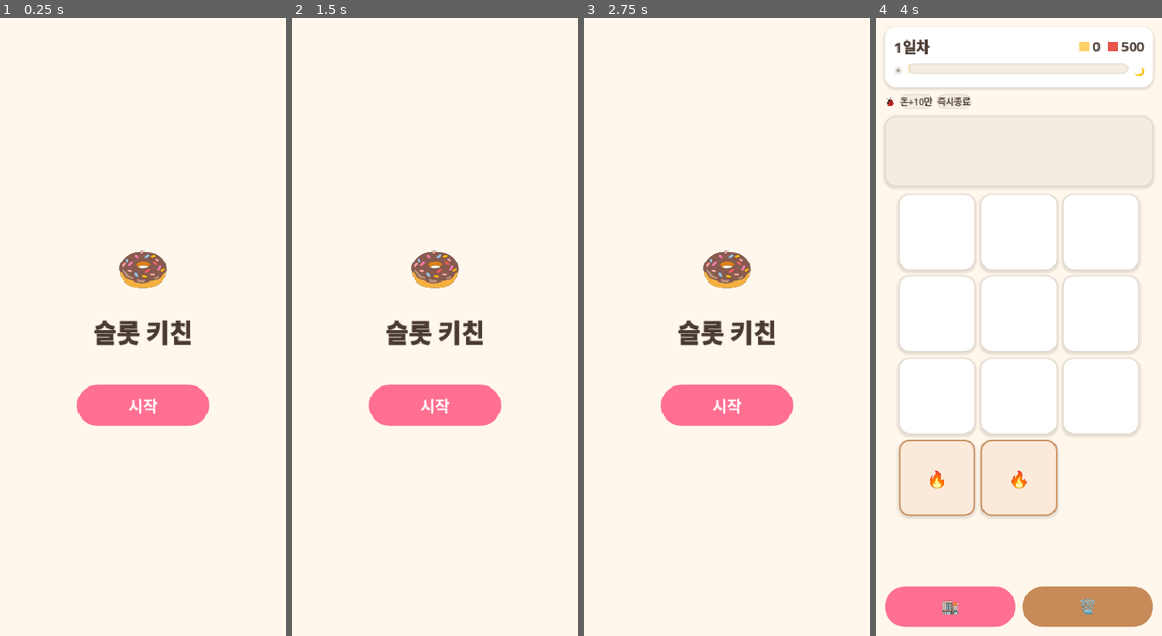
Above: before the commit, frames 1-4 (left to right).
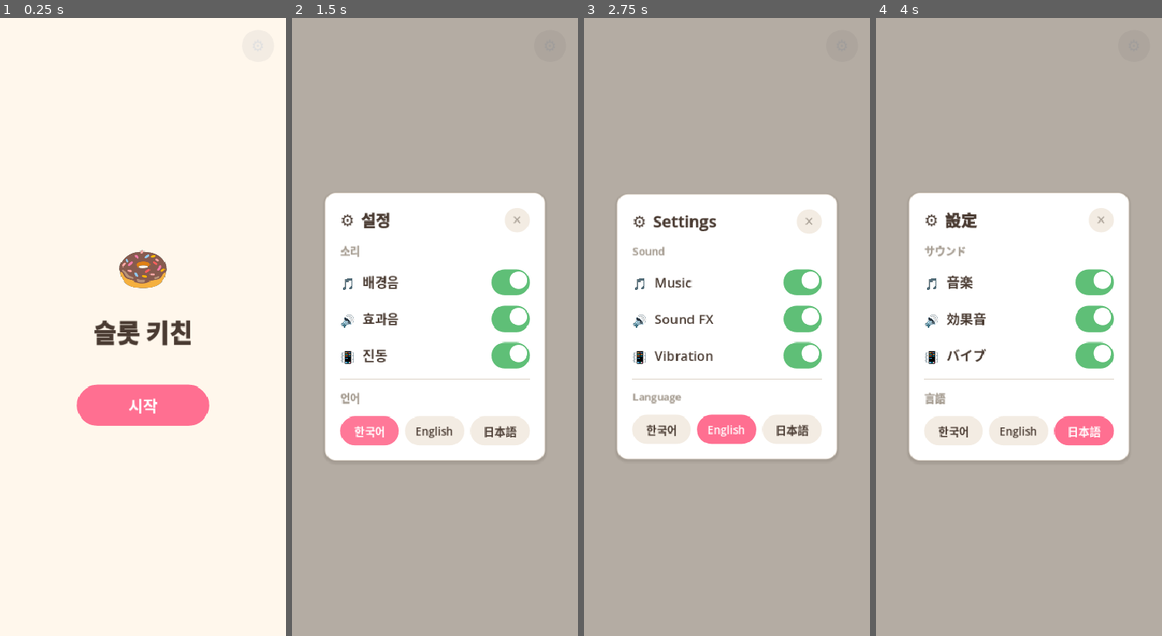
Above: after the commit, the same moments.

Repository: yellyB/game-slot-kitchen
Game: Godot game, scene res://scenes/Main.tscn
The game is run twice, just before and just after one commit, with the same random seed, the same clock (stepped at 60 frames per second) and the same inputs.
Inputs (mouse positions are in pixels of both pictures, inside the frame that each line leads up to):
- Up to frame 1 (0.25 s): no input
- Up to frame 2 (1.5 s): click (549, 48) at 0.5 s, where only the run after the commit has a clickable "⚙️"; click (369, 432) at 1.25 s, where only the run after the commit has a clickable "한국어"
- Up to frame 3 (2.75 s): click (727, 432) at 2 s, where only the run after the commit has a clickable "English"
- Up to frame 4 (4 s): click (1084, 432) at 2.75 s, where only the run after the commit has a clickable "日本語"; click "시작" at 3.5 s

The runs differ from the first frame. In frame 1, less than 0.1% of the frame differs, in the area x 88-92%, y 3-6%; in frame 2, 75%; in frame 3, 75%; in frame 4, 75%, in the area x 0-100%, y 0-100%.

Commit message:
타이틀: 설정 버튼 + 설정 UI(배경음/효과음/진동 토글) + 언어 선택 i18n
- scripts/settings.gd: 설정 오버레이 — 소리 토글 3종(UI만, 오디오 연결 X) + 언어 칩
- scripts/loc.gd: 경량 i18n(static, autoload/project.godot 안 건드림). 전 번역을
  Loc.STRINGS 한 파일에서 관리. 현재 타이틀/설정 문자열(ko/en/ja)
- title_screen: ⚙️ 버튼 + [시작] 라벨 Loc 적용, 설정 닫히면 언어 반영
- 언어 전환 실제 작동(타이틀+설정 한정). 게임 내 UI 번역은 추후.
- .gitignore: .claude/ (에이전트 worktree) 제외

Co-Authored-By: Claude Opus 4.8 (1M context) <noreply@anthropic.com>

Diff:
--- /dev/null
+++ b/scripts/loc.gd
@@ -0,0 +1,24 @@
+class_name Loc
+extends RefCounted
+## 경량 i18n — 문자열 키 → 로케일별 텍스트. autoload 아님(static), project.godot 안 건드림.
+## 현재는 타이틀/설정 화면 문자열만. 게임 내 UI 문자열은 추후(버프 파이프라인 병합 후) 확장.
+## 사용: Loc.t("start"). 로케일 변경: Loc.locale = "en" 후 화면 rebuild.
+
+static var locale := "ko"
+
+const LOCALES := ["ko", "en", "ja"]
+
+const STRINGS := {
+	"start":    {"ko": "시작",   "en": "Start",     "ja": "スタート"},
+	"settings": {"ko": "설정",   "en": "Settings",  "ja": "設定"},
+	"sound":    {"ko": "소리",   "en": "Sound",     "ja": "サウンド"},
+	"bgm":      {"ko": "배경음", "en": "Music",     "ja": "音楽"},
+	"sfx":      {"ko": "효과음", "en": "Sound FX",  "ja": "効果音"},
+	"vibrate":  {"ko": "진동",   "en": "Vibration", "ja": "バイブ"},
+	"language": {"ko": "언어",   "en": "Language",  "ja": "言語"},
+}
+
+## 키의 현재 로케일 텍스트. 없으면 키 그대로(누락 표시).
+static func t(key: String) -> String:
+	var entry: Dictionary = STRINGS.get(key, {})
+	return entry.get(locale, entry.get("ko", key))
--- /dev/null
+++ b/scripts/settings.gd
@@ -0,0 +1,183 @@
+class_name SettingsPanel
+extends Control
+## 설정 오버레이 — 배경음·효과음·진동 토글 + 언어 선택.
+## 언어는 실제로 작동(Loc.locale 변경 → 이 화면 + 타이틀 텍스트 갱신).
+## ※ 사운드/진동은 아직 UI만(상태만 SettingsPanel.settings에 보관, 오디오/진동 연결 추후).
+
+# 세션 동안 유지되는 사운드 상태(패널 다시 열어도 기억). 기능 연결 전 placeholder.
+static var settings := {"bgm": true, "sfx": true, "vibrate": true}
+
+var _col: VBoxContainer
+var _lang_buttons: Array = []
+
+
+func _ready() -> void:
+	set_anchors_and_offsets_preset(Control.PRESET_FULL_RECT)
+	z_index = 500
+	mouse_filter = Control.MOUSE_FILTER_STOP
+
+	var backdrop := ColorRect.new()
+	backdrop.color = Color(0.164, 0.129, 0.106, 0.35)
+	backdrop.set_anchors_and_offsets_preset(Control.PRESET_FULL_RECT)
+	backdrop.gui_input.connect(func(e):
+		if e is InputEventMouseButton and e.button_index == MOUSE_BUTTON_LEFT and not e.pressed:
+			queue_free())
+	add_child(backdrop)
+
+	var center := CenterContainer.new()
+	center.set_anchors_and_offsets_preset(Control.PRESET_FULL_RECT)
+	add_child(center)
+
+	var panel := PanelContainer.new()
+	panel.add_theme_stylebox_override("panel", UI.card(Palette.WHITE, Palette.COCOA_200))
+	panel.custom_minimum_size = Vector2(300, 0)
+	center.add_child(panel)
+
+	var pad := MarginContainer.new()
+	for side in ["left", "right", "top", "bottom"]:
+		pad.add_theme_constant_override("margin_" + side, 20)
+	panel.add_child(pad)
+
+	_col = VBoxContainer.new()
+	_col.add_theme_constant_override("separation", 14)
+	pad.add_child(_col)
+
+	_build()
+
+
+## 패널 내용 구성(언어 변경 시 다시 호출해 텍스트 갱신).
+func _build() -> void:
+	for c in _col.get_children():
+		_col.remove_child(c)
+		c.queue_free()
+	_lang_buttons.clear()
+
+	# 헤더: ⚙️ 설정 ─── ✕
+	var header := HBoxContainer.new()
+	header.add_theme_constant_override("separation", 8)
+	header.add_child(UI.label("⚙️", 22))
+	header.add_child(UI.label(Loc.t("settings"), 22, Palette.COCOA_800, true))
+	var hgap := Control.new()
+	hgap.size_flags_horizontal = Control.SIZE_EXPAND_FILL
+	header.add_child(hgap)
+	header.add_child(_close_button())
+	_col.add_child(header)
+
+	# 소리
+	_col.add_child(_section_title(Loc.t("sound")))
+	_col.add_child(_toggle_row("🎵", Loc.t("bgm"), "bgm"))
+	_col.add_child(_toggle_row("🔊", Loc.t("sfx"), "sfx"))
+	_col.add_child(_toggle_row("📳", Loc.t("vibrate"), "vibrate"))
+
+	_col.add_child(_divider())
+
+	# 언어
+	_col.add_child(_section_title(Loc.t("language")))
+	var langs := HBoxContainer.new()
+	langs.add_theme_constant_override("separation", 8)
+	for code in Loc.LOCALES:
+		langs.add_child(_lang_chip(code))
+	_col.add_child(langs)
+	_refresh_langs()
+
+
+# ── 구성요소 ──────────────────────────────────────
+func _section_title(text: String) -> Label:
+	return UI.label(text, 14, Palette.COCOA_400, true)
+
+
+func _divider() -> Control:
+	var line := ColorRect.new()
+	line.color = Palette.COCOA_200
+	line.custom_minimum_size = Vector2(0, 1)
+	return line
+
+
+func _close_button() -> Button:
+	var b := Button.new()
+	b.text = "✕"
+	b.custom_minimum_size = Vector2(34, 34)
+	b.add_theme_font_size_override("font_size", 16)
+	b.add_theme_color_override("font_color", Palette.COCOA_400)
+	b.add_theme_color_override("font_hover_color", Palette.COCOA_800)
+	b.add_theme_stylebox_override("normal", UI.chip(Palette.COCOA_100))
+	b.add_theme_stylebox_override("hover", UI.chip(Palette.COCOA_200))
+	b.add_theme_stylebox_override("pressed", UI.chip(Palette.COCOA_200))
+	b.pressed.connect(queue_free)
+	return b
+
+
+func _toggle_row(icon: String, text: String, key: String) -> Control:
+	var row := HBoxContainer.new()
+	row.add_theme_constant_override("separation", 10)
+	row.custom_minimum_size = Vector2(0, 36)
+	row.add_child(UI.label(icon, 20))
+	row.add_child(UI.label(text, 18, Palette.COCOA_800))
+	var gap := Control.new()
+	gap.size_flags_horizontal = Control.SIZE_EXPAND_FILL
+	row.add_child(gap)
+	row.add_child(_toggle(key))
+	return row
+
+
+## 켜짐(초록)/꺼짐(회색) 토글 스위치. 탭 → 상태 뒤집힘(사운드 연결은 아직).
+func _toggle(key: String) -> Control:
+	var pill := Panel.new()
+	pill.custom_minimum_size = Vector2(52, 30)
+
+	var knob := Panel.new()
+	knob.custom_minimum_size = Vector2(24, 24)
+	knob.add_theme_stylebox_override("panel", UI.chip(Palette.WHITE))
+	pill.add_child(knob)
+
+	var hit := Button.new()
+	hit.flat = true
+	hit.set_anchors_and_offsets_preset(Control.PRESET_FULL_RECT)
+	pill.add_child(hit)
+
+	var refresh := func():
+		var on: bool = settings[key]
+		pill.add_theme_stylebox_override("panel", UI.chip(Palette.SUCCESS if on else Palette.COCOA_200))
+		knob.position = Vector2(25.0 if on else 3.0, 3.0)
+	hit.pressed.connect(func():
+		settings[key] = not settings[key]
+		refresh.call())
+	refresh.call()
+	return pill
+
+
+## 언어 칩. 탭 → Loc.locale 변경 + 이 화면 재구성(텍스트 갱신).
+func _lang_chip(code: String) -> Button:
+	var b := Button.new()
+	b.text = _lang_label(code)
+	b.custom_minimum_size = Vector2(0, 40)
+	b.size_flags_horizontal = Control.SIZE_EXPAND_FILL
+	b.add_theme_font_size_override("font_size", 15)
+	b.set_meta("code", code)
+	b.pressed.connect(func():
+		if Loc.locale != code:
+			Loc.locale = code
+			_build())   # 언어 바뀌면 전체 텍스트 재구성
+	_lang_buttons.append(b)
+	return b
+
+
+func _lang_label(code: String) -> String:
+	match code:
+		"ko": return "한국어"
+		"en": return "English"
+		"ja": return "日本語"
+	return code
+
+
+func _refresh_langs() -> void:
+	for b in _lang_buttons:
+		var selected: bool = b.get_meta("code") == Loc.locale
+		var bg := Palette.MAIN if selected else Palette.COCOA_100
+		var fg := Palette.WHITE if selected else Palette.COCOA_800
+		b.add_theme_color_override("font_color", fg)
+		b.add_theme_color_override("font_hover_color", fg)
+		b.add_theme_color_override("font_pressed_color", fg)
+		b.add_theme_stylebox_override("normal", UI.chip(bg))
+		b.add_theme_stylebox_override("hover", UI.chip(bg.lightened(0.06) if selected else Palette.COCOA_200))
+		b.add_theme_stylebox_override("pressed", UI.chip(bg))
--- a/scripts/title_screen.gd
+++ b/scripts/title_screen.gd
@@ -4,6 +4,8 @@
 ## [시작] → start_pressed. main이 받아 세션 시작.
 
 signal start_pressed
+
+var _start_btn: Button
 
 func _ready() -> void:
 	set_anchors_and_offsets_preset(Control.PRESET_FULL_RECT)
@@ -37,7 +39,8 @@
 	v.add_child(spacer)
 
 	var start := Button.new()
-	start.text = "시작"
+	start.text = Loc.t("start")
+	_start_btn = start
 	start.custom_minimum_size = Vector2(180, 56)
 	start.add_theme_font_size_override("font_size", 22)
 	start.add_theme_color_override("font_color", Palette.WHITE)
@@ -48,3 +51,30 @@
 	start.add_theme_stylebox_override("pressed", UI.chip(Palette.MAIN.darkened(0.1)))
 	start.pressed.connect(func(): start_pressed.emit())
 	v.add_child(start)
+
+	# 우상단 설정 버튼(⚙️) → 설정 오버레이
+	var gear := Button.new()
+	gear.text = "⚙️"
+	gear.add_theme_font_size_override("font_size", 22)
+	gear.add_theme_stylebox_override("normal", UI.chip(Palette.COCOA_100))
+	gear.add_theme_stylebox_override("hover", UI.chip(Palette.COCOA_200))
+	gear.add_theme_stylebox_override("pressed", UI.chip(Palette.COCOA_200))
+	gear.anchor_left = 1.0
+	gear.anchor_right = 1.0
+	gear.offset_left = -60
+	gear.offset_right = -16
+	gear.offset_top = 16
+	gear.offset_bottom = 60
+	gear.pressed.connect(_open_settings)
+	add_child(gear)
+
+
+func _open_settings() -> void:
+	var panel := SettingsPanel.new()
+	panel.tree_exited.connect(_refresh_texts)   # 설정 닫히면 언어 반영
+	add_child(panel)
+
+
+func _refresh_texts() -> void:
+	if is_instance_valid(_start_btn):
+		_start_btn.text = Loc.t("start")
Not shown, added: scripts/loc.gd.uid
Not shown, added: scripts/settings.gd.uid
Not shown, changed: .gitignore
